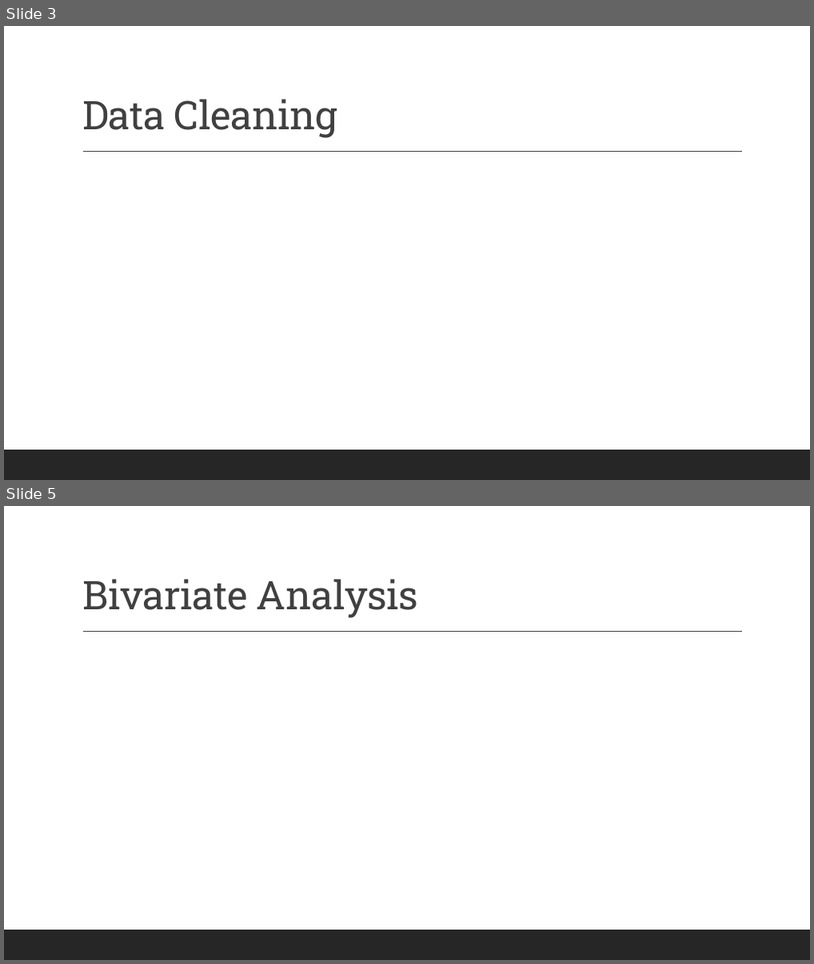
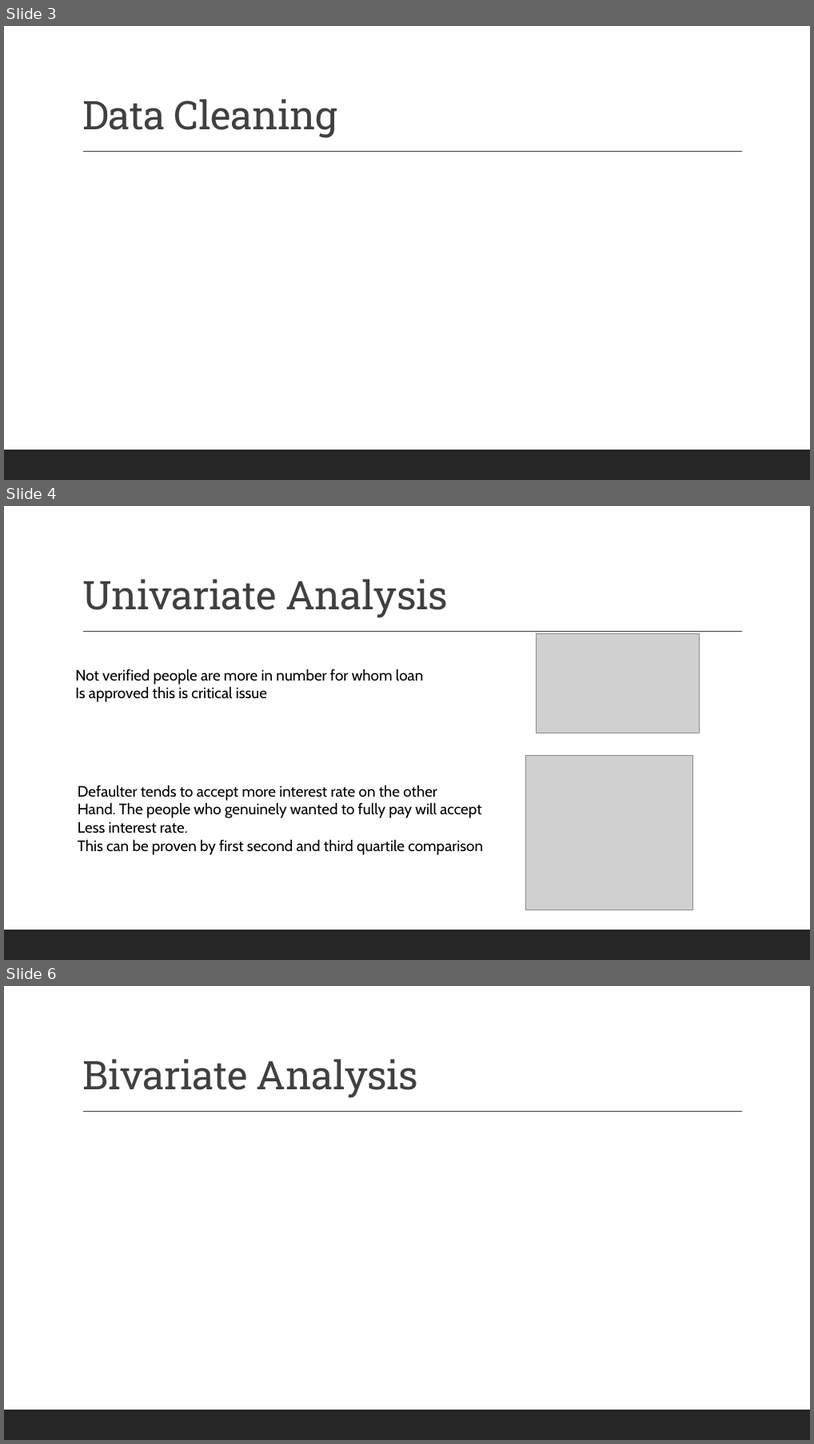
Before and after one commit to Irshad2121/-Irshad2121-Lending_EDA_Case_Study-, a slide deck: Exploratory_Data_Analysis.pptx. Shown one above the other, each under a label of ours: slides 3 and 5 before the commit, slides 3, 4 and 6 after it; the slides between them are not shown. The pictures are 814x964 and 814x1444 pixels, drawn with LibreOffice and Linux fonts; fonts in the diff are those of the drawing; grey boxes stand for pictures. Boxes give left, top, right and bottom in pixels: in the first picture for what was removed or moved away, otherwise in the second. Text is boxed around its words. In the diff, an @@ line names an element or a change of style, - is before the commit and + after.

```diff
--- a/Exploratory_Data_Analysis.pptx
+++ b/Exploratory_Data_Analysis.pptx
@@ slide 4 added at (x1=4, y1=506, x2=810, y2=960), background #FFFFFF; not listed: 2 template elements that a slide beside it also shows @@
@@ title added at (x1=82, y1=579, x2=448, y2=618), 47 pt, text #404040 @@
+Univariate Analysis
@@ picture added at (x1=537, y1=634, x2=700, y2=733) @@
@@ text added at (x1=75, y1=668, x2=423, y2=702), 18 pt, text #000000 @@
+Not verified people are more in number for whom loan
+Is approved this is critical issue
@@ picture added at (x1=526, y1=756, x2=693, y2=909) @@
@@ text added at (x1=78, y1=784, x2=483, y2=855), 18 pt, text #000000 @@
+Defaulter tends to accept more interest rate on the other
+Hand. The people who genuinely wanted to fully pay will accept
+Less interest rate.
+This can be proven by first second and third quartile comparison
@@ what was slide 5 is now slide 6 @@
```
Also in this commit, not shown: 1 other slide added, 1 slide removed, 7 other files.
